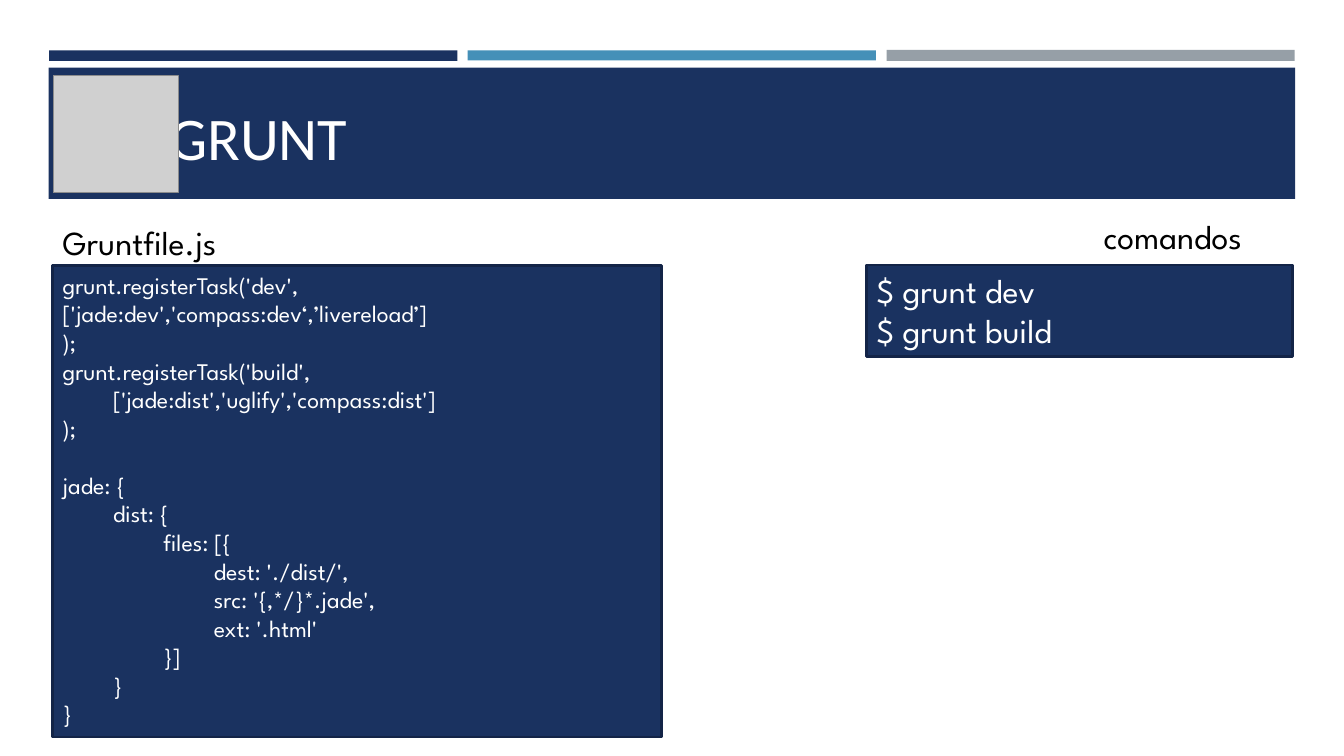
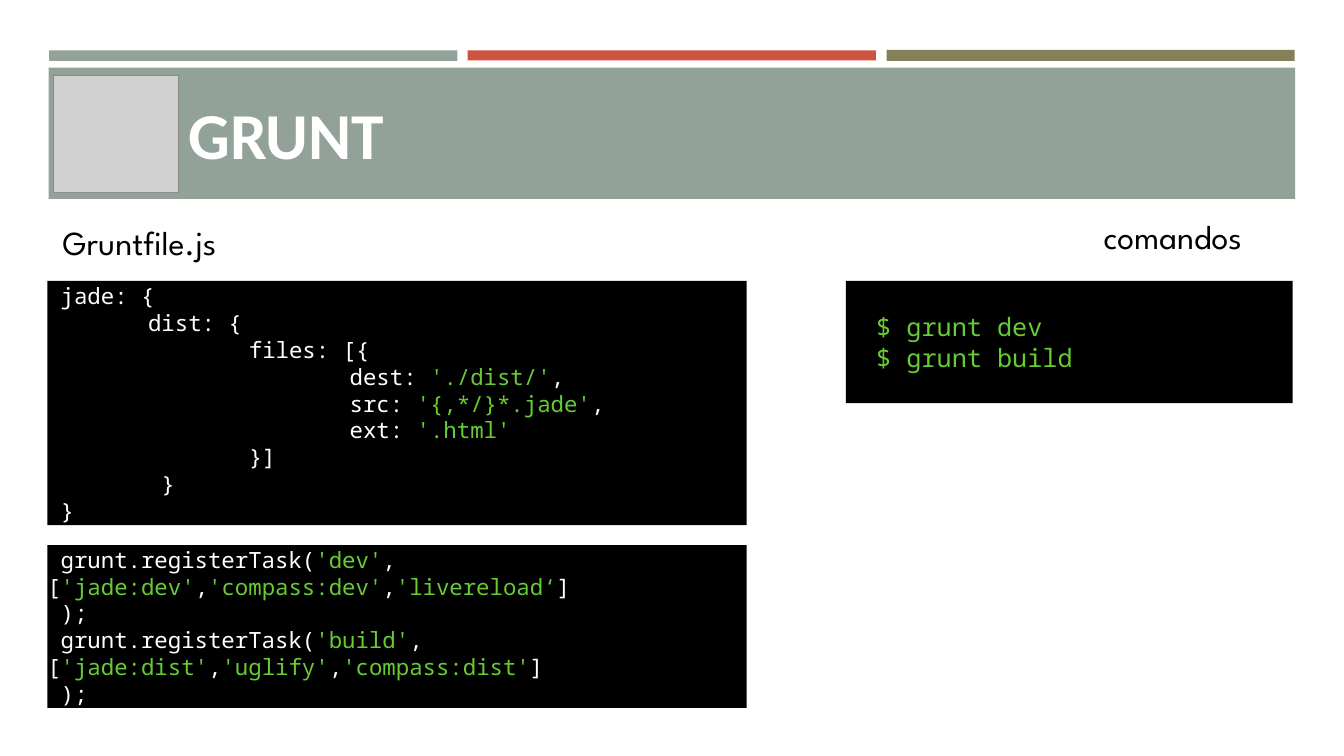
Before and after one commit to borya09/curso-vsw-herramientas-front, a slide deck: slide 6 of presentacion/presentacion.pptx (slide 5 before the commit). Drawn at 1344x756 pixels with LibreOffice and Linux fonts; fonts in the diff are those of the drawing; grey boxes stand for pictures. Boxes give left, top, right and bottom in pixels: in the first picture for what was removed or moved away, otherwise in the second. Text is boxed around its words. In the diff, an @@ line names an element or a change of style, - is before the commit and + after.

```diff
--- a/presentacion/presentacion.pptx
+++ b/presentacion/presentacion.pptx
@@ rectangle at <box>49,50,458,60</box>: fill #1A3260 to #93A299 @@
@@ rectangle at <box>468,50,876,60</box>: fill #4590B8 to #CF543F @@
@@ rectangle at <box>886,50,1295,62</box>: fill #969FA7 to #848058 @@
@@ rectangle at <box>48,68,1296,199</box>: fill #1A3260 to #93A299 @@
@@ text "GRUNT": place and size @@
-text "GRUNT" at <box>169,110,347,175</box>
+text "GRUNT" at <box>188,116,383,160</box>
@@ text "GRUNT" at <box>188,116,383,160</box>: size 43.2 to 46.8 pt, bold on @@
@@ rectangle added at <box>47,281,747,525</box>, fill #000000, 16 pt, text #FFFFFF @@
+jade: {
+dist: {
+files: [{
+dest: './dist/',
+src: '{,*/}*.jade',
+ext: '.html'
+}]
+}
+}
@@ rectangle "$ grunt dev": place and size @@
-rectangle "$ grunt dev" at <box>867,265,1294,357</box>
+rectangle "$ grunt dev" at <box>846,281,1293,403</box>
@@ rectangle "$ grunt dev" at <box>846,281,1293,403</box>: size 24 to 18 pt, font League Spartan to Noto Sans Mono, text colour #FFFFFF to #66CC33; vertical alignment top to middle; fill #1A3260 to #000000; outline #132547 1.75 pt to none @@
@@ text in rectangle at <box>63,477,375,638</box>: paragraphs removed @@
-jade: {
-dist: {
-files: [{
-dest: './dist/',
-src: '{,*/}*.jade',
-ext: '.html'
-}]
-}
-}
@@ text in rectangle at <box>47,551,570,600</box>: text changed; size 17 to 16 pt; font League Spartan to Noto Sans Mono; text colour #FFFFFF to #66CC33 @@
-grunt.registerTask('dev', ['jade:dev','compass:dev‘,’livereload’]
+grunt.registerTask('dev', ['jade:dev','compass:dev','livereload‘]
@@ rectangle "grunt.registerTask('dev', ['jade:dev','compass:dev','liverel ...": place and size @@
-rectangle "grunt.registerTask('dev', ['jade:dev','compass:dev','liverel ..." at <box>52,265,661,737</box>
+rectangle "grunt.registerTask('dev', ['jade:dev','compass:dev','liverel ..." at <box>47,545,747,709</box>
@@ rectangle "grunt.registerTask('dev', ['jade:dev','compass:dev','liverel ..." at <box>47,545,747,709</box>: size 17 to 16 pt, font League Spartan to Noto Sans Mono in ");", ");"; vertical alignment top to middle; fill #1A3260 to #000000; outline #132547 1.75 pt to none @@
@@ text in rectangle at <box>47,631,543,681</box>: text changed; size 17 to 16 pt; font League Spartan to Noto Sans Mono; text colour #FFFFFF to #66CC33 @@
-grunt.registerTask('build',
-['jade:dist','uglify','compass:dist']
+grunt.registerTask('build', ['jade:dist','uglify','compass:dist']
```
Also in this commit, not shown: 13 other slides changed, 1 slide added, 4 other files.
